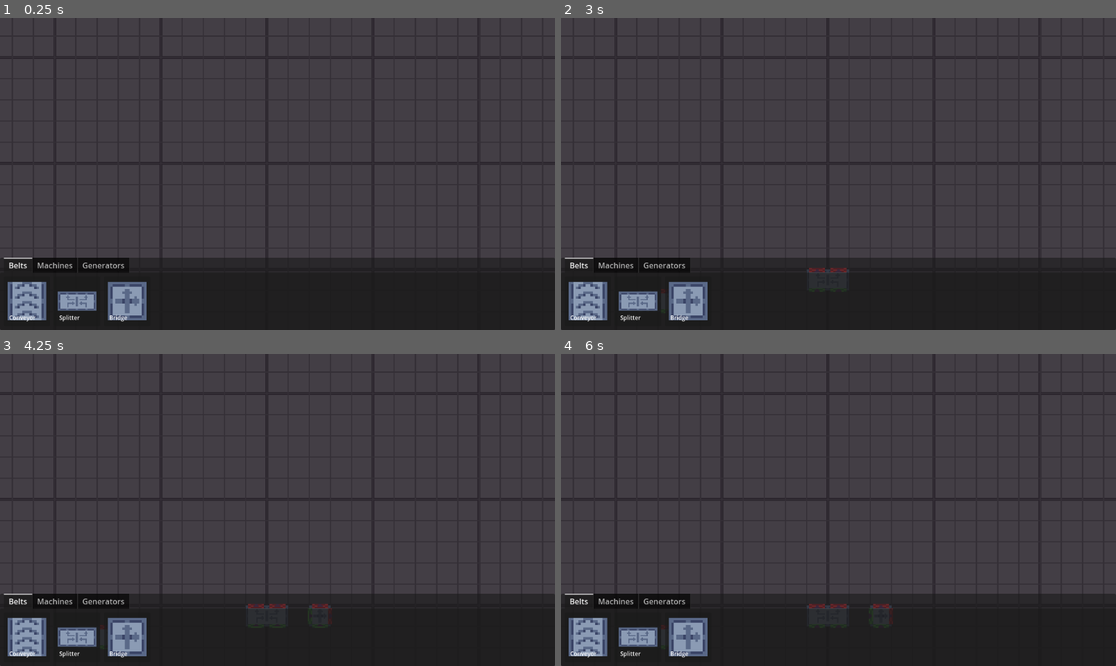
Above: before the commit, frames 1-4 (two rows, left to right).
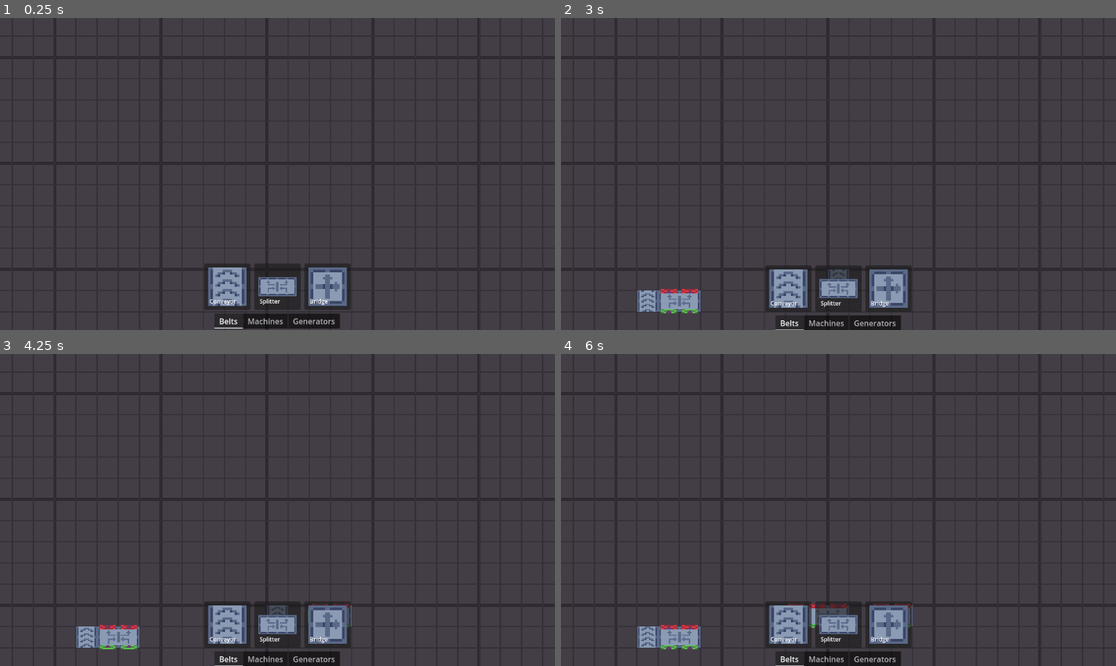
Above: after the commit, the same moments.

Repository: JeroenoBoy/Uncraft
Game: Godot game, scene res://Scenes/Game.tscn
Two runs of this game, one before a commit and one after it. Both use one fixed random seed, a clock stepped at 60 frames per second and the inputs below.
Inputs (mouse positions are in pixels of both pictures, inside the frame that each line leads up to; where the layout moved, square brackets give the same spot in the first picture):
- Up to frame 1 (0.25 s): no input
- Up to frame 2 (3 s): click (788, 286) [588, 301] at 0.5 s; click (638, 301) at 1.27 s; click (838, 289) at 2.02 s; click (688, 301) at 2.77 s
- Up to frame 3 (4.25 s): click (327, 625) at 3.52 s
- Up to frame 4 (6 s): click (788, 625) [588, 637] at 4.25 s; click (638, 637) at 5.02 s; click (838, 625) at 5.77 s

The runs differ from the first frame. In frame 1, 19% of the frame differs, in the area x 0-100%, y 76-100%; in frame 2, 19%; in frame 3, 19%; in frame 4, 19%.

Commit message:
improve item styling

Diff:
--- a/Assets/Sprites/Icons/ConveyorIcon.tres
+++ b/Assets/Sprites/Icons/ConveyorIcon.tres
@@ -1,7 +1,7 @@
 [gd_resource type="AtlasTexture" load_steps=2 format=3 uid="uid://bxfas563byeto"]
 
-[ext_resource type="Texture2D" uid="uid://bv532i45xveb7" path="res://Assets/Sprites/Splitter.png" id="1_t33s5"]
+[ext_resource type="Texture2D" uid="uid://r2s4c066bv86" path="res://Assets/Sprites/Conveyor.png" id="1_vmkti"]
 
 [resource]
-atlas = ExtResource("1_t33s5")
-region = Rect2(0, 0, 32, 16)
+atlas = ExtResource("1_vmkti")
+region = Rect2(48, 0, 16, 16)
--- a/Resources/Factory/Belts/0_Conveyor.tres
+++ b/Resources/Factory/Belts/0_Conveyor.tres
@@ -1,15 +1,11 @@
-[gd_resource type="Resource" script_class="PlaceableItem" load_steps=5 format=3 uid="uid://c25bm4xykamxc"]
+[gd_resource type="Resource" script_class="PlaceableItem" load_steps=4 format=3 uid="uid://c25bm4xykamxc"]
 
 [ext_resource type="Script" path="res://Scripts/Factory/PlacableItem.gd" id="1_a714l"]
 [ext_resource type="PackedScene" uid="uid://8wkeopwsjlp0" path="res://Scenes/Objects/Factories/Buildings/Conveyor.tscn" id="1_yhj5q"]
-[ext_resource type="Texture2D" uid="uid://r2s4c066bv86" path="res://Assets/Sprites/Conveyor.png" id="2_4vbxt"]
-
-[sub_resource type="AtlasTexture" id="AtlasTexture_fs0pg"]
-atlas = ExtResource("2_4vbxt")
-region = Rect2(0, 0, 16, 16)
+[ext_resource type="Texture2D" uid="uid://bxfas563byeto" path="res://Assets/Sprites/Icons/ConveyorIcon.tres" id="3_puncv"]
 
 [resource]
 script = ExtResource("1_a714l")
 name = "Conveyor"
-sprite = SubResource("AtlasTexture_fs0pg")
+sprite = ExtResource("3_puncv")
 node = ExtResource("1_yhj5q")
--- a/Scenes/UI/ItemSelector/ItemCategory.tscn
+++ b/Scenes/UI/ItemSelector/ItemCategory.tscn
@@ -17,3 +17,4 @@
 [node name="HBox" type="HBoxContainer" parent="."]
 layout_mode = 2
 theme_override_constants/separation = 8
+alignment = 1
--- a/Scenes/UI/ItemSelector/ItemSelector.tscn
+++ b/Scenes/UI/ItemSelector/ItemSelector.tscn
@@ -1,7 +1,13 @@
-[gd_scene load_steps=3 format=3 uid="uid://r72gkwindvg5"]
+[gd_scene load_steps=6 format=3 uid="uid://r72gkwindvg5"]
 
 [ext_resource type="Script" path="res://Scripts/UI/ItemSelector/ItemSelectorScreen.gd" id="1_hbgqn"]
 [ext_resource type="PackedScene" uid="uid://h8kqh0e28670" path="res://Scenes/UI/ItemSelector/ItemCategory.tscn" id="1_lh44s"]
+
+[sub_resource type="StyleBoxEmpty" id="StyleBoxEmpty_d6ymw"]
+
+[sub_resource type="StyleBoxEmpty" id="StyleBoxEmpty_yqe2v"]
+
+[sub_resource type="StyleBoxEmpty" id="StyleBoxEmpty_0utb6"]
 
 [node name="ItemSelector" type="Panel"]
 custom_minimum_size = Vector2(0, 150)
@@ -11,28 +17,40 @@
 anchor_bottom = 1.0
 grow_horizontal = 2
 grow_vertical = 0
+theme_override_styles/panel = SubResource("StyleBoxEmpty_d6ymw")
 script = ExtResource("1_hbgqn")
 
-[node name="TabContainer" type="TabContainer" parent="."]
+[node name="MarginContainer" type="MarginContainer" parent="."]
 layout_mode = 1
 anchors_preset = 15
 anchor_right = 1.0
 anchor_bottom = 1.0
 grow_horizontal = 2
 grow_vertical = 2
+theme_override_constants/margin_left = 8
+theme_override_constants/margin_top = 8
+theme_override_constants/margin_right = 8
+theme_override_constants/margin_bottom = 8
+
+[node name="TabContainer" type="TabContainer" parent="MarginContainer"]
+layout_mode = 2
+theme_override_styles/tabbar_background = SubResource("StyleBoxEmpty_yqe2v")
+theme_override_styles/panel = SubResource("StyleBoxEmpty_0utb6")
+tab_alignment = 1
 current_tab = 0
+tabs_position = 1
 
-[node name="Belts" parent="TabContainer" instance=ExtResource("1_lh44s")]
+[node name="Belts" parent="MarginContainer/TabContainer" instance=ExtResource("1_lh44s")]
 visible = true
 layout_mode = 2
 folder = "res://Resources/Factory/Belts"
 
-[node name="Machines" parent="TabContainer" instance=ExtResource("1_lh44s")]
+[node name="Machines" parent="MarginContainer/TabContainer" instance=ExtResource("1_lh44s")]
 layout_mode = 2
 folder = "res://Resources/Factory/Machines"
 metadata/_tab_index = 1
 
-[node name="Generators" parent="TabContainer" instance=ExtResource("1_lh44s")]
+[node name="Generators" parent="MarginContainer/TabContainer" instance=ExtResource("1_lh44s")]
 layout_mode = 2
 folder = "res://Resources/Factory/Generators"
 metadata/_tab_index = 2
